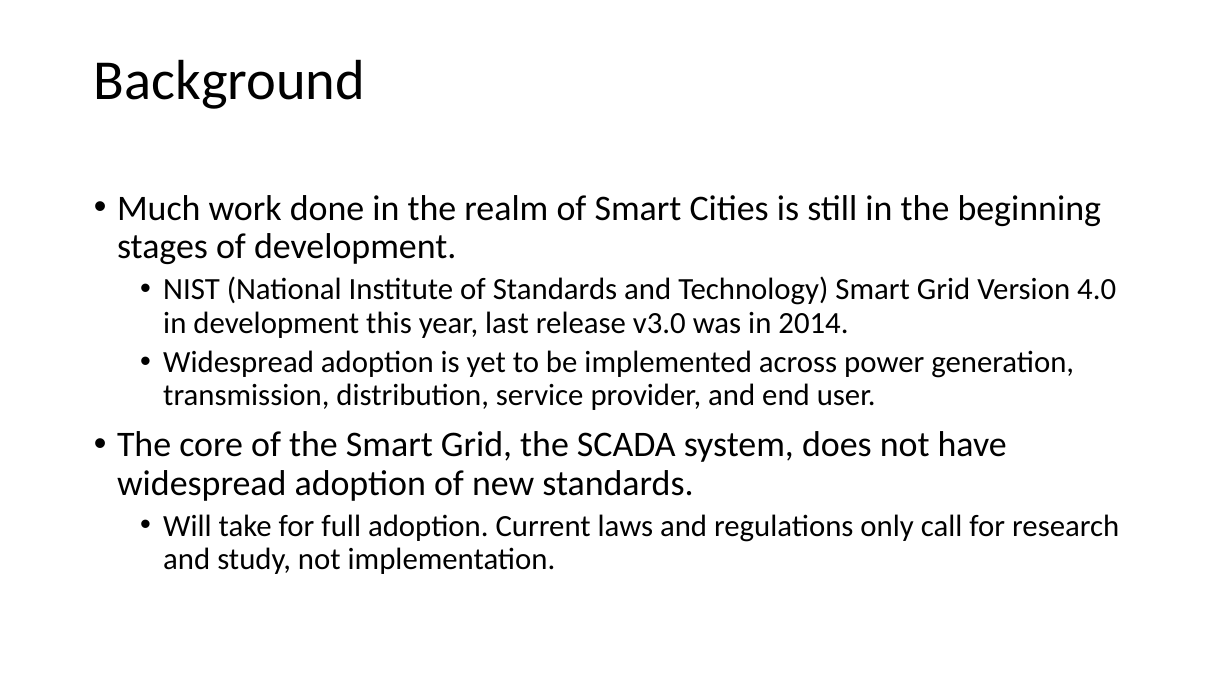
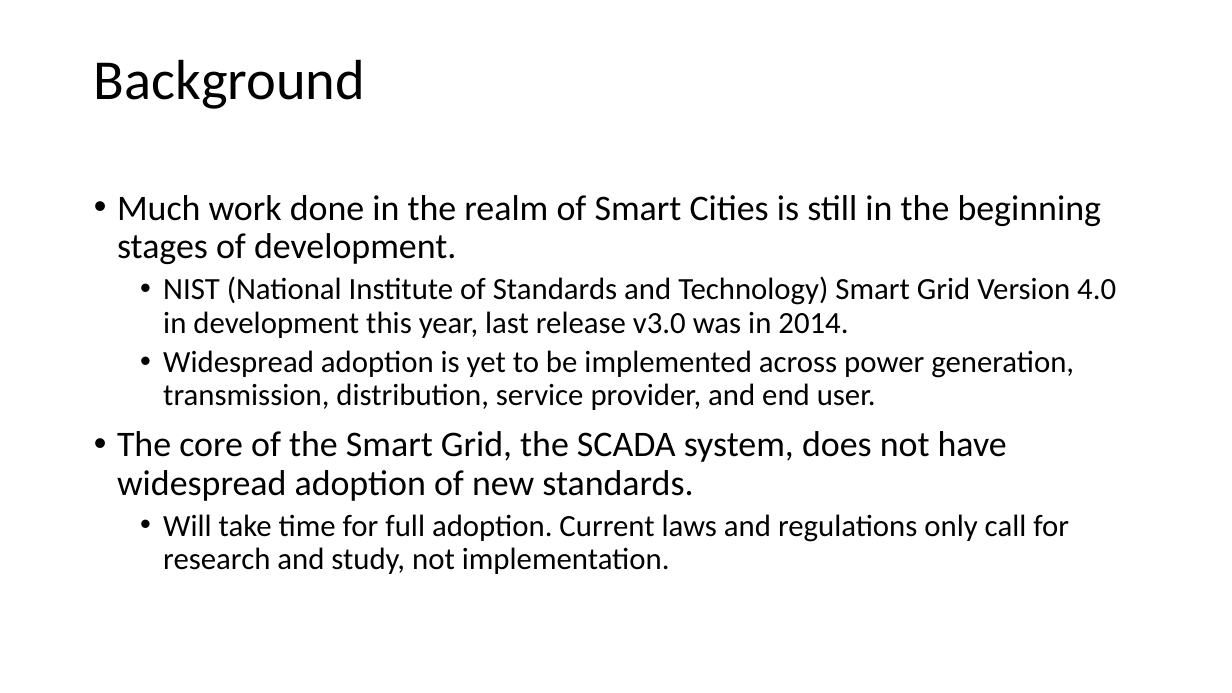
Before and after one commit to CodeFluent/Notes, a slide deck: slide 3 of CS-6222/Fall_2018/project/Smart City Security - Attack and Defense Strategems.pptx. Drawn at 1232x693 pixels with LibreOffice and Linux fonts; fonts in the diff are those of the drawing. Boxes give left, top, right and bottom in pixels: in the first picture for what was removed or moved away, otherwise in the second. Text is boxed around its words. In the diff, an @@ line names an element or a change of style, - is before the commit and + after.

```diff
--- a/CS-6222/Fall_2018/project/Smart City Security - Attack and Defense Strategems.pptx
+++ b/CS-6222/Fall_2018/project/Smart City Security - Attack and Defense Strategems.pptx
@@ text at (163,514,1069,574): text changed @@
-  • Will take for full adoption. Current laws and regulations only call for research and study, not implementation.
+  • Will take time for full adoption. Current laws and regulations only call for research and study, not implementation.
```
Also in this commit, not shown: 3 other slides changed.
